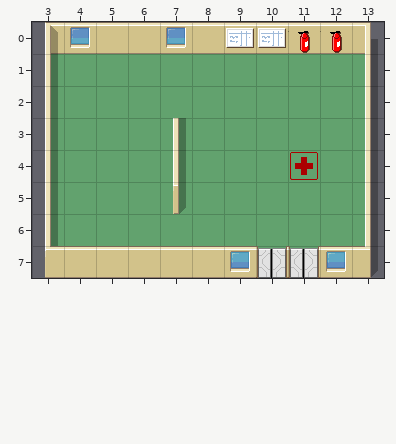
Level history. Tiled map: data/tutorial3.tmx. Above, as it was before the edit.
Cells are 32x32 px. Shown: x 3..13, y 0..7.
New version:
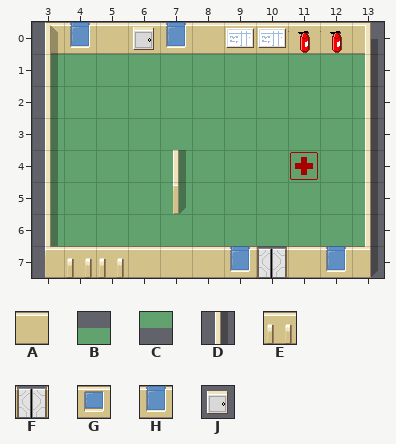
Key: from "hospital_256": A 0, B 12, C 13, D 16, E 24, F 40, G 42, H 43, J 44.
_ is an empty cell.
See-through tiles are keyed as they look on the map.
The exact change:
Layer "floor":
y 0: x 4 B -> _; x 7 B -> _
y 7: x 9..12 CCCC -> ____
Layer "Walls":
y 0: x 4 G -> H; x 7 G -> H
y 3: x 7 D -> _
y 7: x 4..5 AA -> EE; x 9 G -> H; x 11..12 FG -> AH
Layer "decoration":
y 0: x 6 _ -> J
Changed places in both pictures, as pixel boxes (x1, y1, x2, y2):
changed: (70, 22, 90, 46)
changed: (133, 22, 186, 50)
removed: (173, 118, 186, 150)
changed: (67, 258, 124, 278)
changed: (230, 246, 346, 278)
